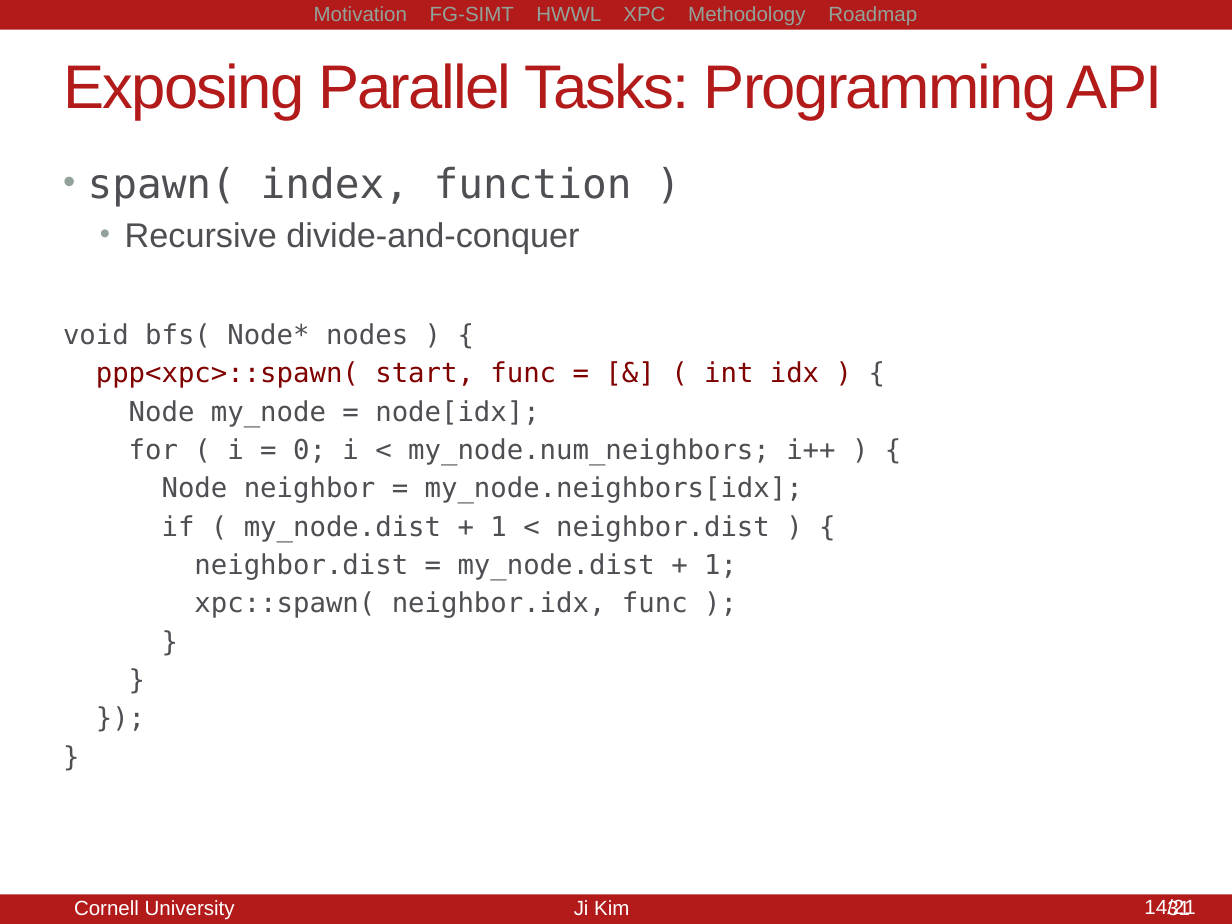
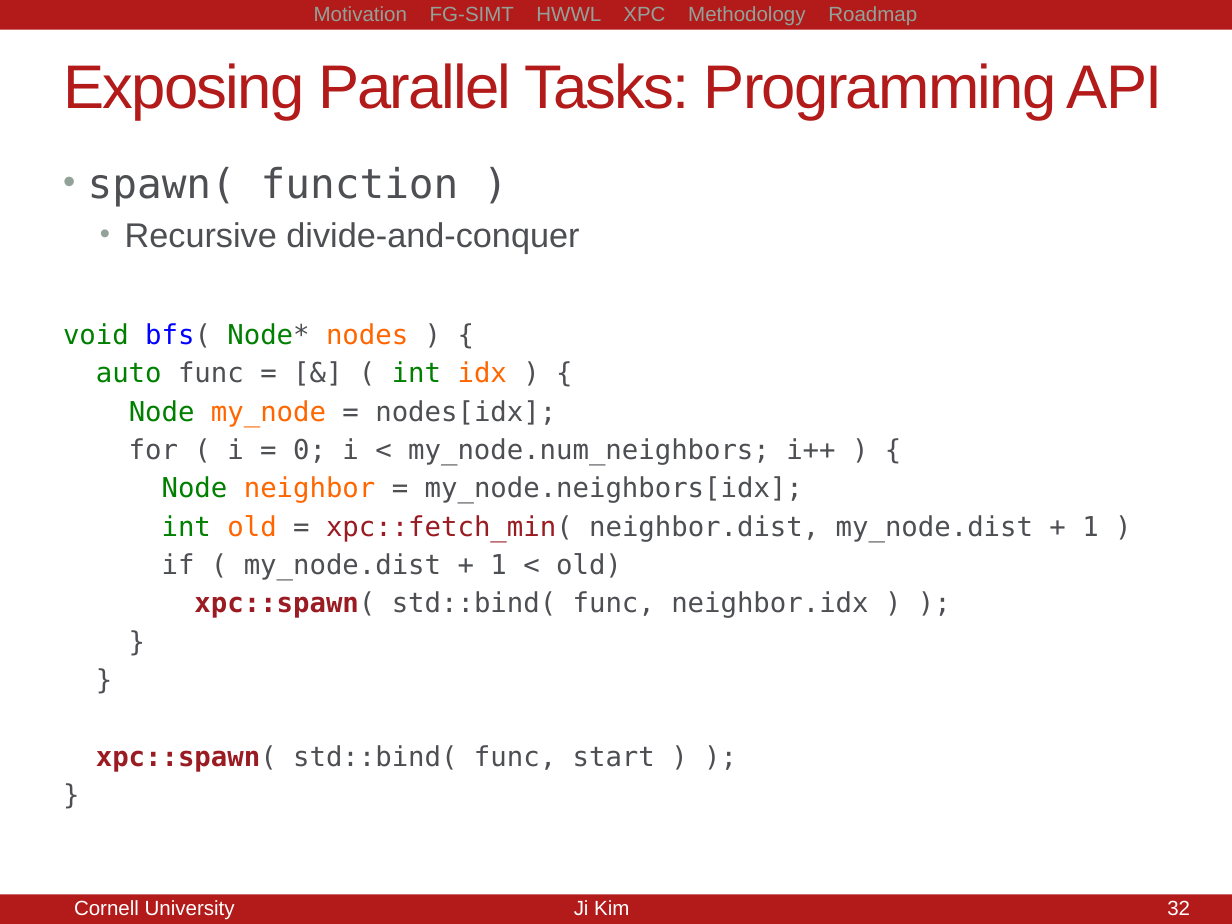
Before and after one commit to jyk46/presentation-csl-aexam, a slide deck: slide 32 of a-exam-10082014.pptx (slide 31 before the commit). Drawn at 1232x924 pixels with LibreOffice and Linux fonts; fonts in the diff are those of the drawing. Boxes give left, top, right and bottom in pixels: in the first picture for what was removed or moved away, otherwise in the second. Text is boxed around its words. In the diff, an @@ line names an element or a change of style, - is before the commit and + after.

```diff
--- a/a-exam-10082014.pptx
+++ b/a-exam-10082014.pptx
@@ text at (88, 167, 459, 207): text changed @@
-• spawn( index, function )
+• spawn( function )
@@ text at (63, 323, 803, 503): text colour #4D4F53 to #008000 in "void Node*", "Node"; text colour #4D4F53 to #0000FF in "bfs("; text colour #4D4F53 to #FF6600 in "nodes", "neighbor" @@
@@ text at (96, 361, 556, 427): text changed; text colour #800000 to #4D4F53 @@
-ppp<xpc>::spawn( start, func = [&] ( int idx ) {
-Node my_node = node[idx];
+auto func = [&] ( int idx ) {
+Node my_node = nodes[idx];
@@ text at (162, 515, 1098, 618): text changed @@
-if ( my_node.dist + 1 < neighbor.dist ) {
-neighbor.dist = my_node.dist + 1;
-xpc::spawn( neighbor.idx, func );
+int old = xpc::fetch_min( neighbor.dist, my_node.dist + 1 )
+if ( my_node.dist + 1 < old)
+xpc::spawn( std::bind( func, neighbor.idx ) );
@@ text at (96, 745, 655, 772): text changed @@
-});
+xpc::spawn( std::bind( func, start ) );
@@ text removed at (1144, 899, 1195, 915) @@
-14/21
@@ page number at (1139, 900, 1190, 915): text changed @@
-31/21
+32/21
@@ page number at (1167, 900, 1190, 915): text changed @@
-31
+32
```
Also in this commit, not shown: 18 other slides changed, 4 slides added, 2 slides removed, 7 other files.
